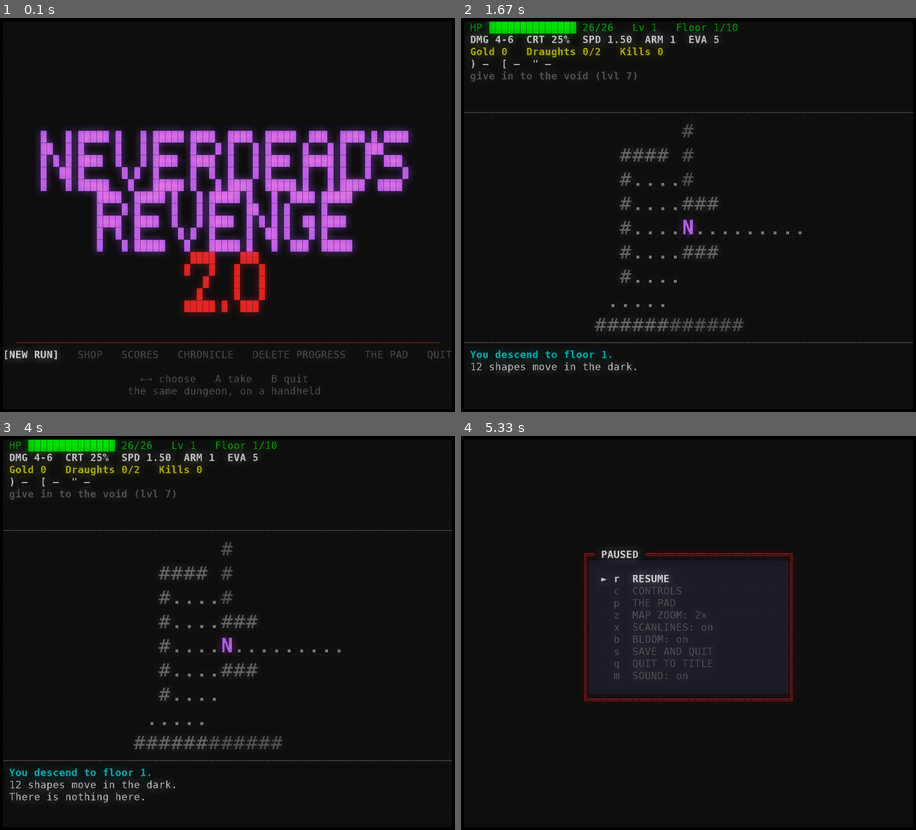
Above: before the commit, frames 1-4 (two rows, left to right).
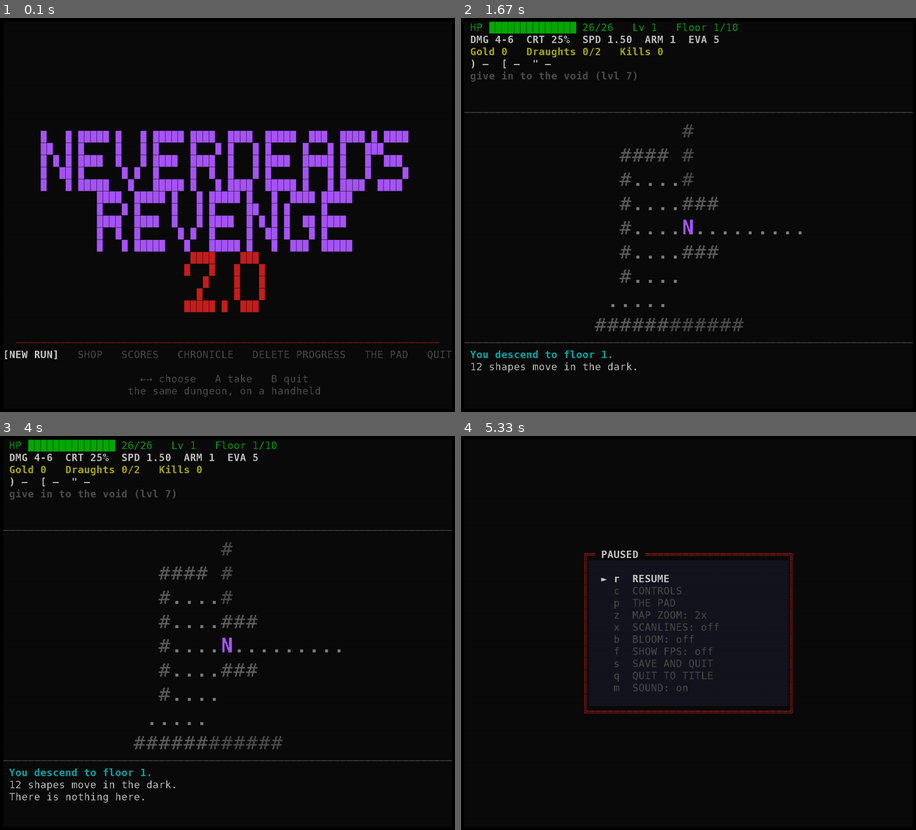
Above: after the commit, the same moments.

Repository: darknoxx/NeverdeadsRevengeMobile
Game: pygame game, started from main.py
The game is run twice, just before and just after one commit, with the same random seed, the same clock (stepped at 60 frames per second) and the same inputs.
Inputs:
- Up to frame 1 (0.1 s): no input
- Up to frame 2 (1.67 s): type "ann" at 0.33 s; tap Enter at 0.67 s; hold Esc 0.88-1.35 s; hold Right 0.88-1.35 s
- Up to frame 3 (4 s): tap / at 2.37 s; tap Enter at 2.93 s; tap Keypad Enter at 3.7 s
- Up to frame 4 (5.33 s): hold Esc from 4.6 s (still down); hold Right from 4.6 s (still down)

The runs differ from the first frame. In frame 1, 20% of the frame differs, in the area x 1-91%, y 27-87%; in frame 2, 1.1%; in frame 3, 1.1%; in frame 4, 1.3%.

Commit message:
a cached glyph frame, a stepped breath, and a truthful controls page
The handheld found the CRT too dear, so the two things that fix it are here --
and the two effects are now off by default.

The frame cache is the win. The glyph frame is rendered once and reused until
the *buffer* actually changes; effects and the shake draw over the cached copy.
A blood burst used to re-render two thousand cells a frame; now it costs a copy
and a few dots. Measured headless: a buffer-changing redraw is 9.4 ms, an
effect-only redraw is 0.0 ms. What is left on the device is the screen blit.

The ultimate's breath is *stepped* (three levels a second), not smooth, for the
same reason: a smooth breath changed the HUD text every frame, and a buffer
that changes every frame is a buffer re-rendered every frame. Now only a new
step asks for one.

Instrumentation, so the next decision is measured and not guessed: the bench
shows the last and worst render/post/present in milliseconds, and a new pause
switch (SHOW FPS) draws a live fps + render/post/present readout straight onto
the panel -- not into the buffer, or measuring would force the very re-render it
measures.

Scanlines and bloom default to *off*; the magnified playfield stays on, because
it is the cheap one. All four are switches in the pause menu.

And the CONTROLS page tells the truth now. It led with the keyboard (arrows /
wasd / hjk / yubn), which is the desktop stand-in, not the handheld's controls.
It leads with the pad, drops the keyboard block, says "THE PAD" rather than "THE
GLASS", and says out loud what the pad cannot yet do: there is no button for
WAIT or for the borrowed hour, so those remain keyboard-only.

Tests: the effects default off, an effect frame does not re-render the glyphs
while an input does, and the map still zooms without moving the bars. 1343 pass.
APK rebuilt.

Diff:
--- a/src/neverdeads_revenge/mobile/app.py
+++ b/src/neverdeads_revenge/mobile/app.py
@@ -51,7 +51,7 @@
 from .font import BitmapFont
 from .input import KeyEvent, button_name, dpad_direction, key_name
 from .crt import bloom, scanline_overlay
-from .render import draw_game, regions, screen_point, zoom_map
+from .render import draw_game, pulse_level, regions, screen_point, zoom_map
 from .screens.game import GameScreen
 from .screens.title import TitleScreen
 
@@ -196,14 +196,40 @@
         self._quit = False
 
         # -- the CRT, what is left of it on a 420 ppi panel ----------------
+        # Both off by default: the handheld found them too dear for what they
+        # give, so they are opt-in switches in the pause menu, not defaults.
         self.map_zoom = MAP_ZOOM
-        self.scanlines_on = True
-        self.bloom_on = True
+        self.scanlines_on = False
+        self.bloom_on = False
         #: The scanline surface, built once per screen size and reused.
         self._scan_overlay = None
-        #: How long the last redraw took, in milliseconds -- the honest number
-        #: for "is the CRT cheap enough", shown on the bench.
-        self._redraw_ms = 0.0
+        #: The rendered glyph frame, rebuilt only when the *buffer* changes --
+        #: see :meth:`redraw`. Effects and the shake reuse it, so a blood burst
+        #: no longer re-renders two thousand cells a frame.
+        self._glyph_frame: pygame.Surface | None = None
+        #: Whether the buffer itself changed (input, a turn, a screen). Effects
+        #: and the shake set :attr:`_dirty` (repaint) but not this.
+        self._buffer_dirty = True
+        #: The last step of the ultimate's breath that was drawn, so a *new*
+        #: step is what asks for a re-render and the shimmer does not.
+        self._pulse_level = -1.0
+        #: The last redraw, split up: the honest numbers for "is the CRT
+        #: affordable", shown on the bench. ``render`` is the glyph frame,
+        #: ``post`` is bloom and scanlines, ``present`` is blit and flip.
+        self._render_ms = 0.0
+        self._post_ms = 0.0
+        self._present_ms = 0.0
+        #: The worst frame since startup. The last frame is whatever is being
+        #: drawn now (often the bench itself); the *peak* is what a turn in the
+        #: game actually cost, which is the number that matters.
+        self._render_peak = 0.0
+        self._post_peak = 0.0
+        self._present_peak = 0.0
+        self._fps = 0.0
+        #: A live readout, drawn straight onto the screen and *not* into the
+        #: buffer -- so measuring does not itself force the re-render it is
+        #: measuring. A switch, because it is a bench, not a HUD line.
+        self.show_fps = False
 
         # -- input ------------------------------------------------------------
         self.joysticks = [
@@ -238,18 +264,20 @@
     def push(self, screen) -> None:
         self.screens.append(screen)
         self._dirty = True
+        self._buffer_dirty = True
 
     def pop(self) -> None:
         if len(self.screens) > 1:
             self.screens.pop()
         self._dirty = True
+        self._buffer_dirty = True
 
     # -- the picture ---------------------------------------------------------
-    def _compose(self) -> pygame.Surface:
-        """Draw the stack into one frame, then dress it with the CRT.
-
-        Shared by the window and the screenshot, so the two can never disagree
-        about where anything is -- which they did once, over the sparkles.
+    def _compose_glyphs(self) -> pygame.Surface:
+        """Draw the stack into one frame of *glyphs*, map zoom included.
+
+        This is the expensive part -- two thousand blits -- so it is the part
+        that is cached: see :meth:`redraw`.
         """
         self._buffer.clear()
         # An opaque modal: nothing under it is drawn. A menu is a panel, not a
@@ -279,9 +307,6 @@
                 self.font.cell_h,
                 self.map_zoom,
             )
-        self.effects.draw(image)
-        if self.bloom_on:
-            bloom(image)
         return image
 
     def _scanlines(self) -> pygame.Surface:
@@ -292,9 +317,34 @@
         return self._scan_overlay
 
     def redraw(self) -> None:
+        """Draw the frame and put it on the screen.
+
+        The glyphs are re-rendered only when the *buffer* changed. Effects and
+        the shake reuse the cached frame, so a blood burst costs a copy and a
+        few dots instead of two thousand blits -- which is what made the CRT
+        feel unaffordable on the handheld.
+        """
         started = time.perf_counter()
-        image = self._compose()
+        if self._glyph_frame is None or self._buffer_dirty:
+            self._glyph_frame = self._compose_glyphs()
+            self._buffer_dirty = False
+        self._render_ms = (time.perf_counter() - started) * 1000.0
+
+        # Copy only when something is about to write on it.
+        if self.effects.active or self.bloom_on:
+            image = self._glyph_frame.copy()
+        else:
+            image = self._glyph_frame
+
+        post_started = time.perf_counter()
+        self.effects.draw(image)
+        if self.bloom_on:
+            bloom(image)
+        self._post_ms = (time.perf_counter() - post_started) * 1000.0
+
+        self._present_ms = 0.0
         if self.screen is not None:
+            present_started = time.perf_counter()
             dx, dy = self.shake.offset()
             self.screen.fill((0, 0, 0))
             if self.scale == 1.0:
@@ -304,16 +354,24 @@
                 self.screen.blit(scaled, (dx, dy))
             if self.scanlines_on:
                 self.screen.blit(self._scanlines(), (0, 0))
-        # Measured before the flip, which may wait on the panel: this is the
-        # work, which is the number that says whether the CRT is affordable.
-        self._redraw_ms = (time.perf_counter() - started) * 1000.0
-        if self.screen is not None:
+            if self.show_fps:
+                self._draw_fps_readout()
+            # Measured before the flip, which may wait on the panel: this is
+            # the work, which is the number that says whether the CRT is
+            # affordable.
+            self._present_ms = (time.perf_counter() - present_started) * 1000.0
             pygame.display.flip()
+        self._render_peak = max(self._render_peak, self._render_ms)
+        self._post_peak = max(self._post_peak, self._post_ms)
+        self._present_peak = max(self._present_peak, self._present_ms)
         self._dirty = False
 
     def screenshot(self, path: str) -> None:
         """Render one frame to a file, without a window."""
-        frame = self._compose()
+        frame = self._compose_glyphs()
+        self.effects.draw(frame)
+        if self.bloom_on:
+            bloom(frame)
         image = pygame.Surface(self.surface_size)
         image.fill((0, 0, 0))
         image.blit(frame, self.offset)
@@ -321,9 +379,31 @@
             image.blit(self._scanlines(), (0, 0))
         pygame.image.save(image, path)
 
-    def frame_ms(self) -> float:
-        """How long the last redraw took, in milliseconds -- for the bench."""
-        return self._redraw_ms
+    def timings(self) -> tuple[float, float, float]:
+        """``(render, post, present)`` for the last redraw, in milliseconds."""
+        return self._render_ms, self._post_ms, self._present_ms
+
+    def peaks(self) -> tuple[float, float, float]:
+        """``(render, post, present)`` for the worst redraw since startup."""
+        return self._render_peak, self._post_peak, self._present_peak
+
+    def fps(self) -> float:
+        """The smoothed frame rate, for the bench."""
+        return self._fps
+
+    def _draw_fps_readout(self) -> None:
+        """The live numbers, straight onto the screen and not into the buffer.
+
+        Drawing them into the buffer would change the buffer every frame, which
+        would force exactly the re-render the numbers exist to measure.
+        """
+        text = (
+            f"{self._fps:4.0f}fps  r{self._render_ms:3.0f} "
+            f"p{self._post_ms:3.0f} v{self._present_ms:3.0f}"
+        )
+        label = self.font.bold.render(text, False, (255, 230, 120))
+        self.screen.fill((0, 0, 0), (0, 0, label.get_width() + 4, label.get_height()))
+        self.screen.blit(label, (2, 0))
 
     # -- the CRT switches ----------------------------------------------------
     def toggle_scanlines(self) -> None:
@@ -337,6 +417,11 @@
     def toggle_map_zoom(self) -> None:
         """Cycle the playfield between life-size and magnified."""
         self.map_zoom = 1 if self.map_zoom > 1 else MAP_ZOOM
+        self._dirty = True
+        self._buffer_dirty = True
+
+    def toggle_show_fps(self) -> None:
+        self.show_fps = not self.show_fps
         self._dirty = True
 
     # -- the screens' app surface --------------------------------------------
@@ -407,6 +492,7 @@
         self.run = None
         self.effects.clear()
         self.screens = [TitleScreen()]
+        self._buffer_dirty = True
         self.redraw()
 
     def open_hero_select(self) -> None:
@@ -473,6 +559,7 @@
         self._seen_log = 0
         self.effects.clear()
         self.screens = [GameScreen(self.run)]
+        self._buffer_dirty = True
         self.redraw()
 
     def continue_run(self) -> None:
@@ -488,6 +575,7 @@
         self.run = state
         self._seen_log = len(state.log)
         self.screens = [GameScreen(state)]
+        self._buffer_dirty = True
         self.redraw()
 
     def save_and_quit(self) -> None:
@@ -521,6 +609,10 @@
     def _route(self, name: str, event) -> None:
         if self.screens and self.screens[-1].key(name, event, self):
             self._dirty = True
+            # A key can change what a screen draws, and only the screen knows
+            # whether it did -- so any key re-renders, which is one render per
+            # press and never per frame.
+            self._buffer_dirty = True
 
     def key_down(self, name: str, *, repeat: bool = False, text: str = "") -> None:
         """Feed one press to the top screen, the way the other builds do.
@@ -536,6 +628,7 @@
         event = KeyEvent(name)
         if self.screens and self.screens[-1].key_up(name, event, self):
             self._dirty = True
+            self._buffer_dirty = True
 
     # -- the platform's own weather ------------------------------------------
     def _suspend(self) -> None:
@@ -770,21 +863,32 @@
 
     # -- the loop ------------------------------------------------------------
     def tick(self, dt: float) -> None:
-        """Advance what moves between turns, and say whether to repaint."""
+        """Advance what moves between turns, and say whether to repaint.
+
+        Effects and the shake ask only for a *repaint*: the frame they draw over
+        is cached, so a blood burst no longer re-renders the glyphs. The hold
+        bar and a new step of the ultimate's breath change the buffer itself, so
+        those ask for a re-render.
+        """
         self.effects.step(dt)
-        if self.run is not None:
-            from .render import ultimate_ready
-
-            holding = any(
-                getattr(screen, "hold", None) is not None and screen.hold.holding
-                for screen in self.screens
-            )
-            if (
-                self.effects.active
-                or self.shake.is_shaking()
-                or holding
-                or ultimate_ready(self.run)
-            ):
+        if self.effects.active or self.shake.is_shaking():
+            self._dirty = True
+        if self.run is None:
+            return
+        from .render import ultimate_ready
+
+        holding = any(
+            getattr(screen, "hold", None) is not None and screen.hold.holding
+            for screen in self.screens
+        )
+        if holding:
+            self._buffer_dirty = True
+            self._dirty = True
+        if ultimate_ready(self.run):
+            level = pulse_level(time.monotonic())
+            if level != self._pulse_level:
+                self._pulse_level = level
+                self._buffer_dirty = True
                 self._dirty = True
 
     def loop(self) -> None:
@@ -793,6 +897,9 @@
         self._acquire_wakelock()
         while running and not self._quit:
             dt = clock.tick(60) / 1000.0
+            if dt > 0.0:
+                instant = 1.0 / dt
+                self._fps = instant if self._fps == 0.0 else self._fps * 0.9 + instant * 0.1
             now = time.monotonic()
             for event in pygame.event.get():
                 if not self.handle(event):
--- a/src/neverdeads_revenge/mobile/render.py
+++ b/src/neverdeads_revenge/mobile/render.py
@@ -47,6 +47,7 @@
     "map_crop",
     "zoom_map",
     "screen_point",
+    "pulse_level",
     "draw_game",
     "hud_lines",
     "log_style",
@@ -87,6 +88,10 @@
 _MAP_FLOOR = 18
 
 _BAR_CELLS = 14
+
+#: How long one step of the ultimate's breath lasts, in seconds. See
+#: :func:`pulse_level` for why the breath is stepped and not smooth.
+PULSE_SECONDS = 0.3
 #: How much of a worn item's name the HUD shows: the last word, clipped.
 _SHORT_NAME = 12
 _SLOT_GLYPH = {"weapon": WEAPON_GLYPH, "armour": ARMOUR_GLYPH, "amulet": AMULET_GLYPH}
@@ -382,6 +387,17 @@
     )
 
 
+def pulse_level(now: float) -> float:
+    """The ultimate's breath, in *steps*: 0.0, 0.5 or 1.0.
+
+    Stepped rather than smooth on purpose. A smooth breath changed the HUD text
+    every frame, and every frame of change is a whole buffer re-rendered -- the
+    single most expensive thing this renderer does, spent on a shimmer. Three
+    steps a second still catches the eye and lets the frame be cached.
+    """
+    return (int(now / PULSE_SECONDS) % 3) / 2.0
+
+
 def ultimate_prompt(state: GameState, now: float) -> tuple[str, tuple[int, int, int]] | None:
     """The hero's promise, in the state it is in -- or ``None`` for a hero the
     dark has nothing for.
@@ -406,7 +422,7 @@
     if state.level < state.ultimate_level:
         return f"{name} (lvl {state.ultimate_level})", parse_style("grey30").fg
 
-    breathing = 0.35 + 0.95 * (0.5 + 0.5 * math.sin(now * 2.0 * math.pi / 1.0))
+    breathing = 0.35 + 0.95 * pulse_level(now)
     lit = tuple(max(0, min(255, int(round(channel * breathing)))) for channel in base)
     return f"{name} (f)", lit  # type: ignore[return-value]
 
--- a/src/neverdeads_revenge/mobile/screens/menus.py
+++ b/src/neverdeads_revenge/mobile/screens/menus.py
@@ -115,24 +115,24 @@
     """The controls and the terrain reference."""
 
     title = "CONTROLS & REFERENCE"
-    hint = "↑↓ scroll   esc closes"
+    hint = "D-PAD scroll   B closes"
 
     def lines(self, app) -> list[tuple[str, str]]:
         from neverdeads_revenge.game.prologue import terrain_help
 
         rows = [
-            ("MOVE      arrows / wasd / hjk / yubn (diagonals)", BONE),
-            ("WAIT      . or space", BONE),
-            ("TAKE      A  (loot, stairs, or speak)", BONE),
-            ("DRINK     q      PACK  i      SHEET  c", BONE),
-            ("LEGEND    l      REFERENCE  ?      HOUR  r", BONE),
-            ("ULTIMATE  f      (once a floor, from level 7)", BONE),
-            ("MENU      escape", BONE),
+            ("THE PAD", f"bold {PURPLE}"),
+            ("D-PAD    move -- tap a square, hold to walk", BONE),
+            ("A        take, open, speak, or descend", BONE),
+            ("B        back; in the dungeon, the pause menu", BONE),
+            ("X        drink        Y   the pack", BONE),
+            ("L1       legend       R1  this page", BONE),
+            ("L2       the sheet    R2  the ultimate", BONE),
+            ("START    pause", BONE),
             ("", ""),
-            ("THE GLASS", f"bold {PURPLE}"),
-            ("D-PAD / STICK  move      A  take      B  back", ASH),
-            ("X  drink   Y  pack   L1 legend   R1 reference   L2 sheet   R2 ultimate", ASH),
-            ("START  pause   SELECT  what is working", ASH),
+            ("A keyboard also drives it: it adds WAIT (space)", ASH),
+            ("and the borrowed hour (r), which the pad has no", ASH),
+            ("button for yet.", ASH),
             ("", ""),
             ("THE DUNGEON", f"bold {PURPLE}"),
         ]
--- a/src/neverdeads_revenge/mobile/screens/pause.py
+++ b/src/neverdeads_revenge/mobile/screens/pause.py
@@ -30,6 +30,7 @@
             ("z", f"MAP ZOOM: {app.map_zoom}x"),
             ("x", f"SCANLINES: {'on' if app.scanlines_on else 'off'}"),
             ("b", f"BLOOM: {'on' if app.bloom_on else 'off'}"),
+            ("f", f"SHOW FPS: {'on' if app.show_fps else 'off'}"),
             ("s", "SAVE AND QUIT"),
             ("q", "QUIT TO TITLE"),
             ("m", f"SOUND: {'on' if not app.sfx.muted else 'off'}"),
@@ -61,7 +62,7 @@
         if name in ("escape", "r"):
             app.pop()
             return True
-        if name in ("s", "q", "m", "c", "p", "z", "x", "b"):
+        if name in ("s", "q", "m", "c", "p", "z", "x", "b", "f"):
             self._choose(name, app)
             return True
         return True
@@ -94,3 +95,5 @@
             app.toggle_scanlines()
         elif key == "b":
             app.toggle_bloom()
+        elif key == "f":
+            app.toggle_show_fps()
--- a/src/neverdeads_revenge/mobile/screens/sniff.py
+++ b/src/neverdeads_revenge/mobile/screens/sniff.py
@@ -54,16 +54,26 @@
             x + 2, y + 2, "raw from SDL, beside the name the game gives it",
             parse_style(ASH),
         )
+        render_ms, post_ms, present_ms = app.timings()
+        render_pk, post_pk, present_pk = app.peaks()
         buffer.text(
             x + 2,
             y + 3,
-            f"redraw {app.frame_ms():.1f} ms   map {app.map_zoom}x   "
-            f"scanlines {'on' if app.scanlines_on else 'off'}   "
-            f"bloom {'on' if app.bloom_on else 'off'}",
+            f"{app.fps():4.0f}fps   render {render_ms:4.1f}/{render_pk:4.1f}   "
+            f"post {post_ms:4.1f}/{post_pk:4.1f}   "
+            f"present {present_ms:4.1f}/{present_pk:4.1f} ms",
             parse_style(f"bold {BONE}"),
         )
+        buffer.text(
+            x + 2,
+            y + 4,
+            f"map {app.map_zoom}x   scanlines {'on' if app.scanlines_on else 'off'}   "
+            f"bloom {'on' if app.bloom_on else 'off'}   "
+            f"(last/peak; live: pause -> SHOW FPS)",
+            parse_style(ASH),
+        )
 
-        row = y + 5
+        row = y + 6
         if not app.joysticks:
             buffer.text(
                 x + 2, row, "no pad seen -- a keyboard is all there is",
--- a/tests/test_mobile.py
+++ b/tests/test_mobile.py
@@ -237,15 +237,15 @@
 
 
 def test_the_crt_effects_can_be_turned_off(app):
-    """The handheld asked for scanlines and bloom, and asked to be able to turn
-    them off again if they cost too much -- so both are switches, and both are
-    on by default."""
-    assert app.scanlines_on and app.bloom_on and app.map_zoom == 2
+    """The handheld asked for scanlines and bloom, then found them too dear --
+    so both are switches, and both are *off* by default."""
+    assert not app.scanlines_on and not app.bloom_on
+    assert app.map_zoom == 2  # the magnified playfield is the cheap one
 
     app.toggle_scanlines()
     app.toggle_bloom()
     app.toggle_map_zoom()
-    assert not app.scanlines_on and not app.bloom_on and app.map_zoom == 1
+    assert app.scanlines_on and app.bloom_on and app.map_zoom == 1
 
     app.toggle_map_zoom()
     assert app.map_zoom == 2
@@ -257,7 +257,32 @@
     app.toggle_bloom()
     app.toggle_map_zoom()
     app.redraw()
-    assert app.frame_ms() >= 0.0
+    render_ms, post_ms, present_ms = app.timings()
+    assert render_ms >= 0.0 and post_ms >= 0.0 and present_ms >= 0.0
+
+
+def test_an_effect_frame_does_not_re_render_the_glyphs(app):
+    """The frame cache: a blood burst draws over the cached frame instead of
+    re-rendering two thousand cells -- which is what made the CRT feel dear."""
+    run = start_a_run(app)
+    app.redraw()
+    assert not app._buffer_dirty
+
+    # A particle appears, the app repaints, but the buffer did not change, so
+    # the glyph frame is the very same object and nothing was re-rendered.
+    point = app.screen_point(run.player.position)
+    app.effects.blood(point, count=4)
+    cached = app._glyph_frame
+    app.tick(0.016)
+    app.redraw()
+    assert app._glyph_frame is cached, "an effect frame re-rendered the glyphs"
+    render_ms, _, _ = app.timings()
+    assert render_ms < 1.0, "the cache was ignored"
+
+    # An input *does* change the buffer, and so re-renders.
+    app.key_down("space", text=" ")
+    app.redraw()
+    assert app._glyph_frame is not cached, "an input did not re-render"
 
 
 def test_the_loop_body_survives_a_real_sequence(app, monkeypatch):
Not shown, changed: README.md
